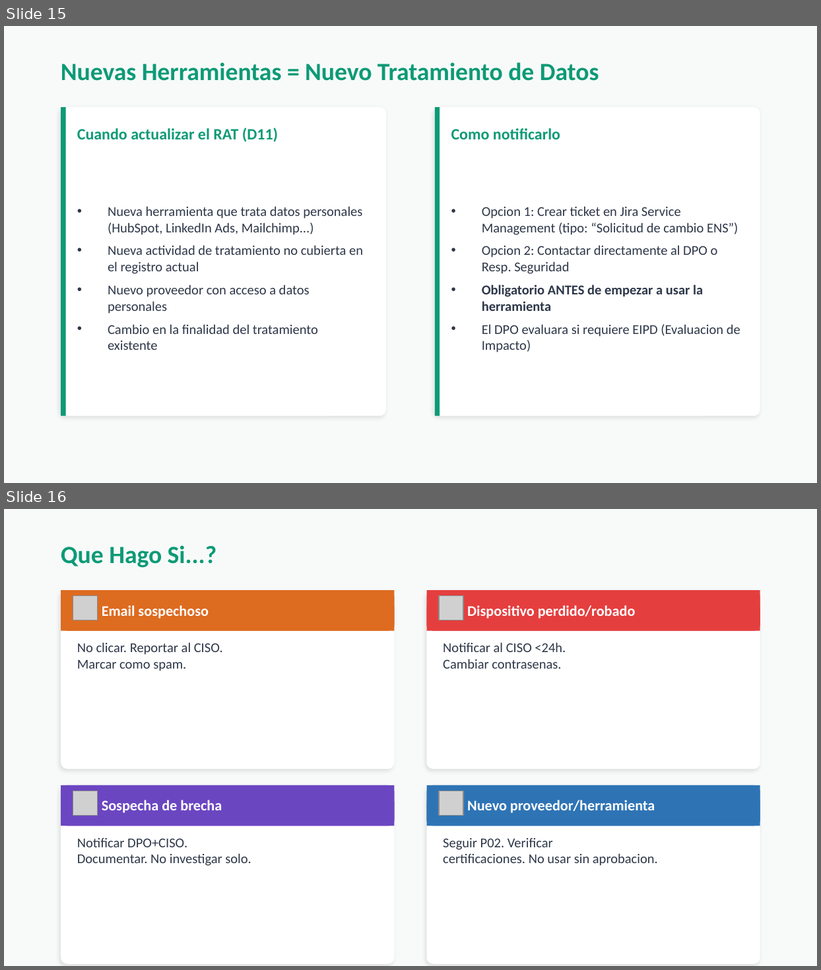
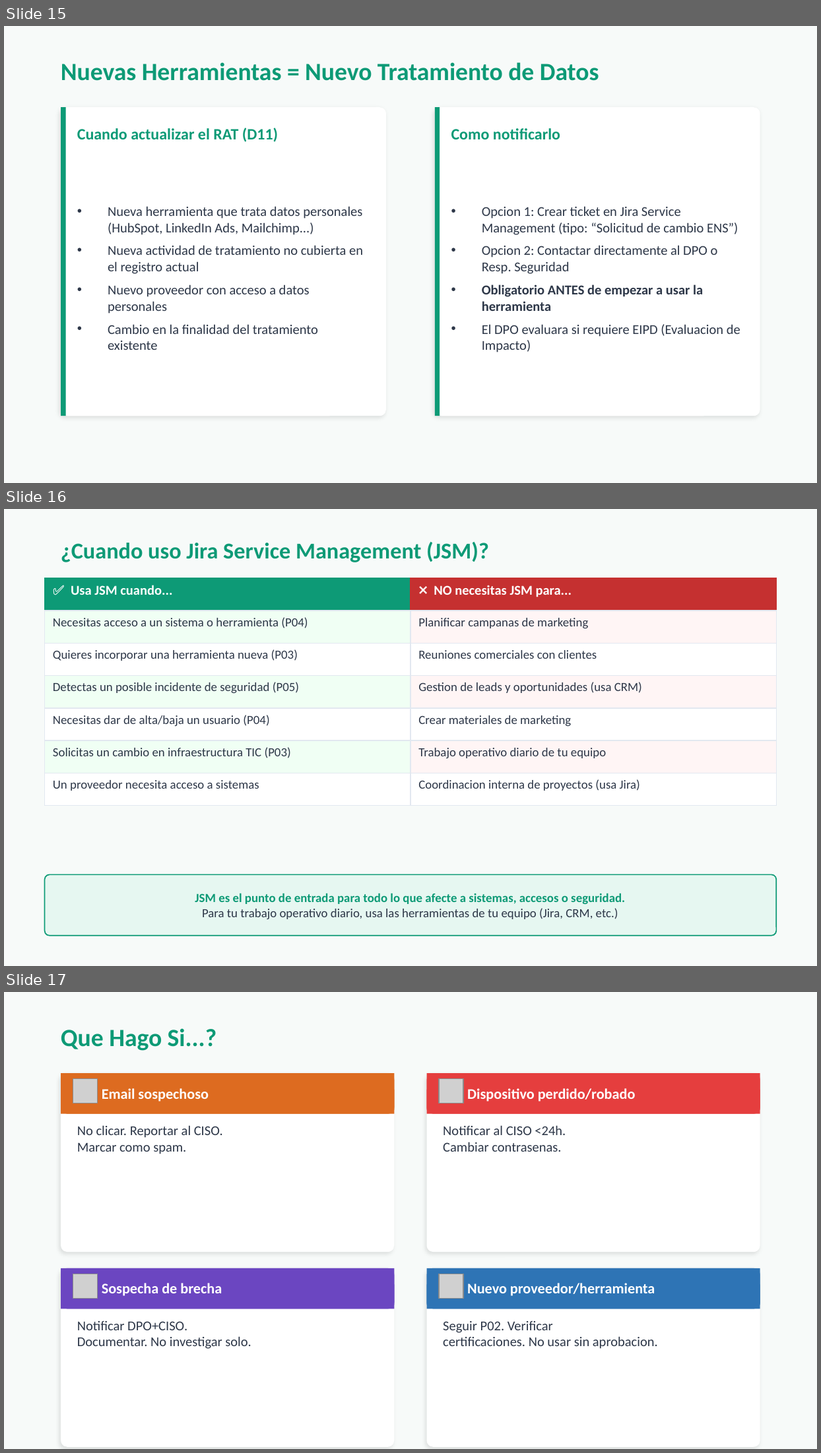
Before and after one commit to testMyummm/optim-ens, a slide deck: 08_GOBERNANZA/Presentacion ENS equipo optimTech.pptx. Shown one above the other, each under a label of ours: slides 15 and 16 before the commit, slides 15, 16 and 17 after it. The pictures are 821x970 and 821x1453 pixels, drawn with LibreOffice and Linux fonts; fonts in the diff are those of the drawing; grey boxes stand for pictures. Boxes give left, top, right and bottom in pixels: in the first picture for what was removed or moved away, otherwise in the second. Text is boxed around its words. In the diff, an @@ line names an element or a change of style, - is before the commit and + after.

Commit message:
feat: update presentation files for ENS team in DOCX and PPTX formats

```diff
--- a/08_GOBERNANZA/Presentacion ENS equipo optimTech.pptx
+++ b/08_GOBERNANZA/Presentacion ENS equipo optimTech.pptx
@@ slide 16 added at (x1=4, y1=509, x2=817, y2=966), background #F7FAF9 @@
@@ text added at (x1=61, y1=541, x2=489, y2=562), 20 pt, text #0D9A76, bold @@
+¿Cuando uso Jira Service Management (JSM)?
@@ table added at (x1=45, y1=578, x2=776, y2=863), 7 rows, 2 columns @@
+✅ Usa JSM cuando... | ❌ NO necesitas JSM para...
+Necesitas acceso a un sistema o herramienta (P04) | Planificar campanas de marketing
+Quieres incorporar una herramienta nueva (P03) | Reuniones comerciales con clientes
+Detectas un posible incidente de seguridad (P05) | Gestion de leads y oportunidades (usa CRM)
+Necesitas dar de alta/baja un usuario (P04) | Crear materiales de marketing
+Solicitas un cambio en infraestructura TIC (P03) | Trabajo operativo diario de tu equipo
+Un proveedor necesita acceso a sistemas | Coordinacion interna de proyectos (usa Jira)
@@ rounded rectangle added at (x1=45, y1=875, x2=776, y2=936), fill #E6F7F1, outline #0D9A76 1 pt, 11 pt, text #2D3748 @@
+JSM es el punto de entrada para todo lo que afecte a sistemas, accesos o seguridad.
+Para tu trabajo operativo diario, usa las herramientas de tu equipo (Jira, CRM, etc.)
@@ what was slide 16 is now slide 17 @@
```
Also in this commit, not shown: 1 other file.
